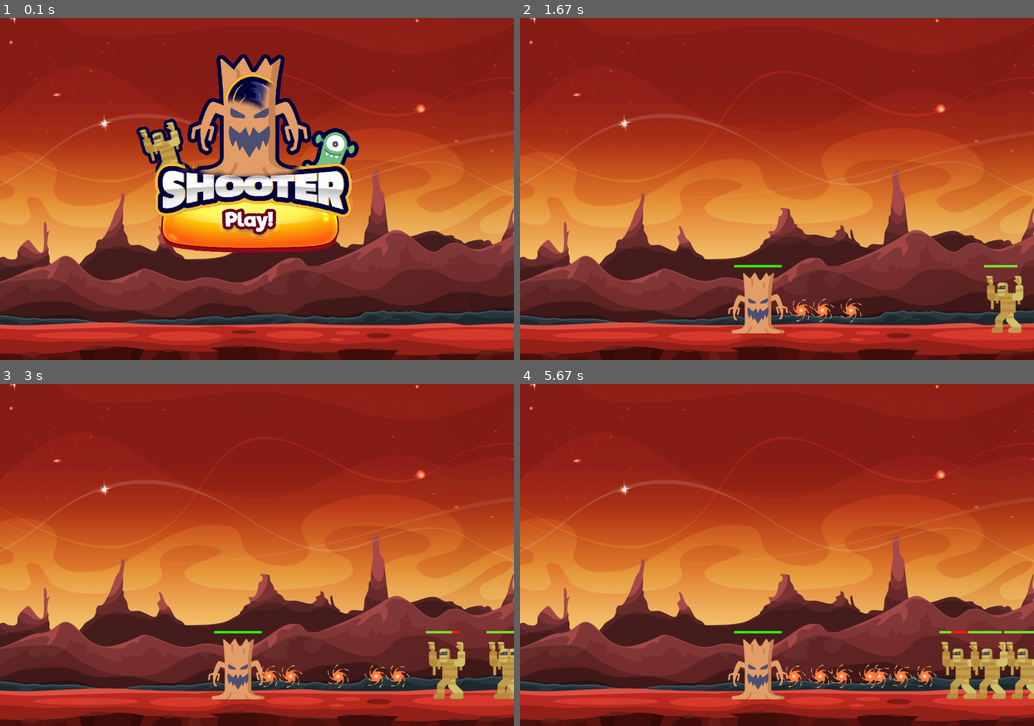
Above: before the commit, frames 1-4 (two rows, left to right).
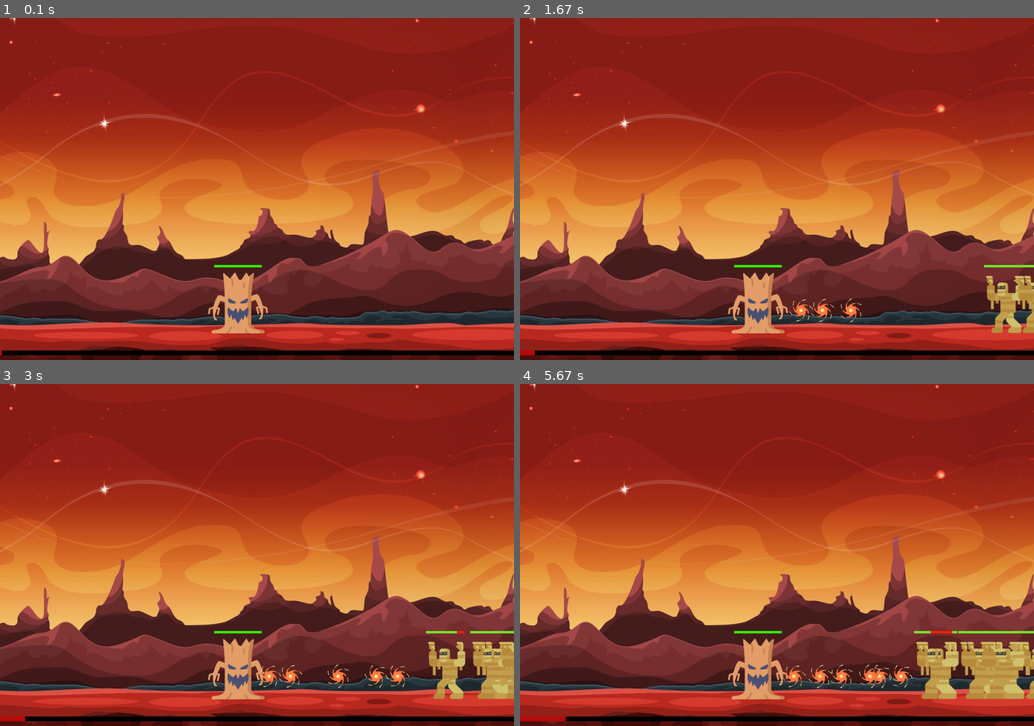
Above: after the commit, the same moments.

Repository: Baptiste-Bachelier/shooter_pygame
Game: pygame game, started from main.py
The game is run twice, just before and just after one commit, with the same random seed, the same clock (stepped at 60 frames per second) and the same inputs.
Inputs (mouse positions are in pixels of both pictures, inside the frame that each line leads up to):
- Up to frame 1 (0.1 s): no input
- Up to frame 2 (1.67 s): click (777, 189) at 0.38 s; tap Z at 0.67, 1.07, 1.37 s; click (838, 219) at 1.55 s
- Up to frame 3 (3 s): tap Z at 1.9, 2.57, 2.87 s; click (262, 589) at 2.22 s
- Up to frame 4 (5.67 s): tap Z at 3.07, 3.37, 3.63, 3.97, 4.27, 4.4, 4.8, 5.1, 5.47 s

The runs differ from the first frame. In frame 1, 19% of the frame differs, in the area x 0-100%, y 10-99%; in frame 2, 1.9%; in frame 3, 2.4%; in frame 4, 4.3%.

Commit message:
bar pour la plui de comete ok

Diff:
--- /dev/null
+++ b/comete_event.py
@@ -0,0 +1,15 @@
+import pygame
+
+class CometFALLEvent:
+
+    def __init__(self):
+        self.percent = 0
+        self.percent_speed = 5
+
+    def add_percent(self):
+        self.percent += self.percent_speed/100
+
+    def update_comet_bar(self, surface):
+        self.add_percent()
+        pygame.draw.rect(surface, (0, 0, 0), [0, surface.get_height() - 20, surface.get_width(), 10])
+        pygame.draw.rect(surface, (187, 11, 11), [0, surface.get_height() - 20, (surface.get_width()/100)*self.percent, 10])
--- a/game.py
+++ b/game.py
@@ -1,11 +1,13 @@
 import pygame
 from player import Player
 from monster import Monster
+from comete_event import CometFALLEvent
 
 class Game:
 
     def __init__(self):
-        self.is_running = False
+        self.is_running = True
+        self.comet_fall = CometFALLEvent()
         self.all_player = pygame.sprite.Group()
         self.player = Player(self)
         self.all_player.add(self.player)
@@ -14,8 +16,8 @@
 
     def start(self):
         self.is_running = True
-        self.spawn_monster()
-        self.spawn_monster()
+        for monster in range(4):
+            self.spawn_monster()
 
     def game_over(self):
         self.all_monster = pygame.sprite.Group()
@@ -25,6 +27,7 @@
     def update(self, screen):
         screen.blit(self.player.image, self.player.rect)
         self.player.update_health_bar(screen)
+        self.comet_fall.update_comet_bar(screen)
 
         for projectile in self.player.all_projectile:
             projectile.move()
--- a/monster.py
+++ b/monster.py
@@ -6,8 +6,8 @@
     def __init__(self, game):
         super().__init__()
         self.game = game
-        self.health = 70
-        self.max_health = 70
+        self.health = 80
+        self.max_health = 80
         self.attack = 0.3
         self.speed = random.randint(1,2)
         self.image = pygame.image.load('PygameAssets-main\mummy.png')
--- a/player.py
+++ b/player.py
@@ -10,7 +10,7 @@
         self.health = 100
         self.max_health = 100
         self.attack = 15
-        self.speed = 2
+        self.speed = 5
         self.all_projectile = pygame.sprite.Group()
         self.image = pygame.image.load('PygameAssets-main\player.png')
         self.rect = self.image.get_rect()
